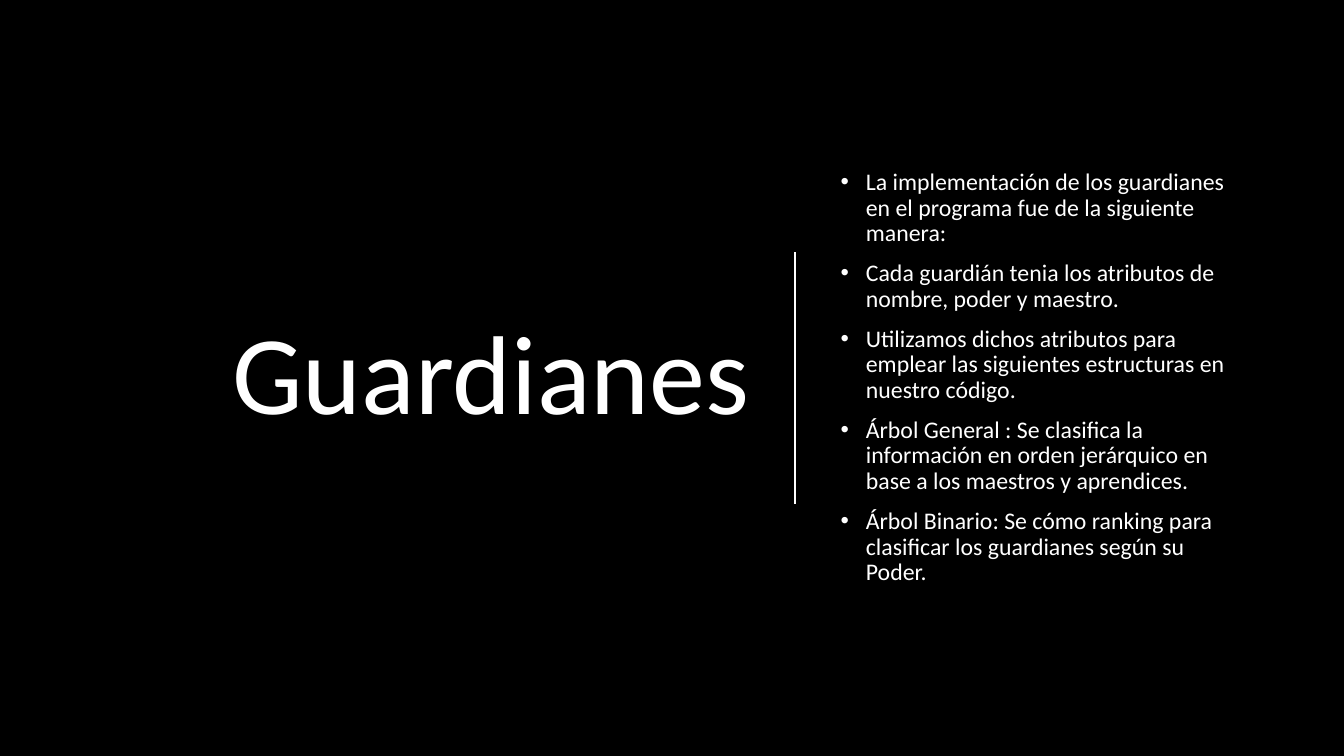
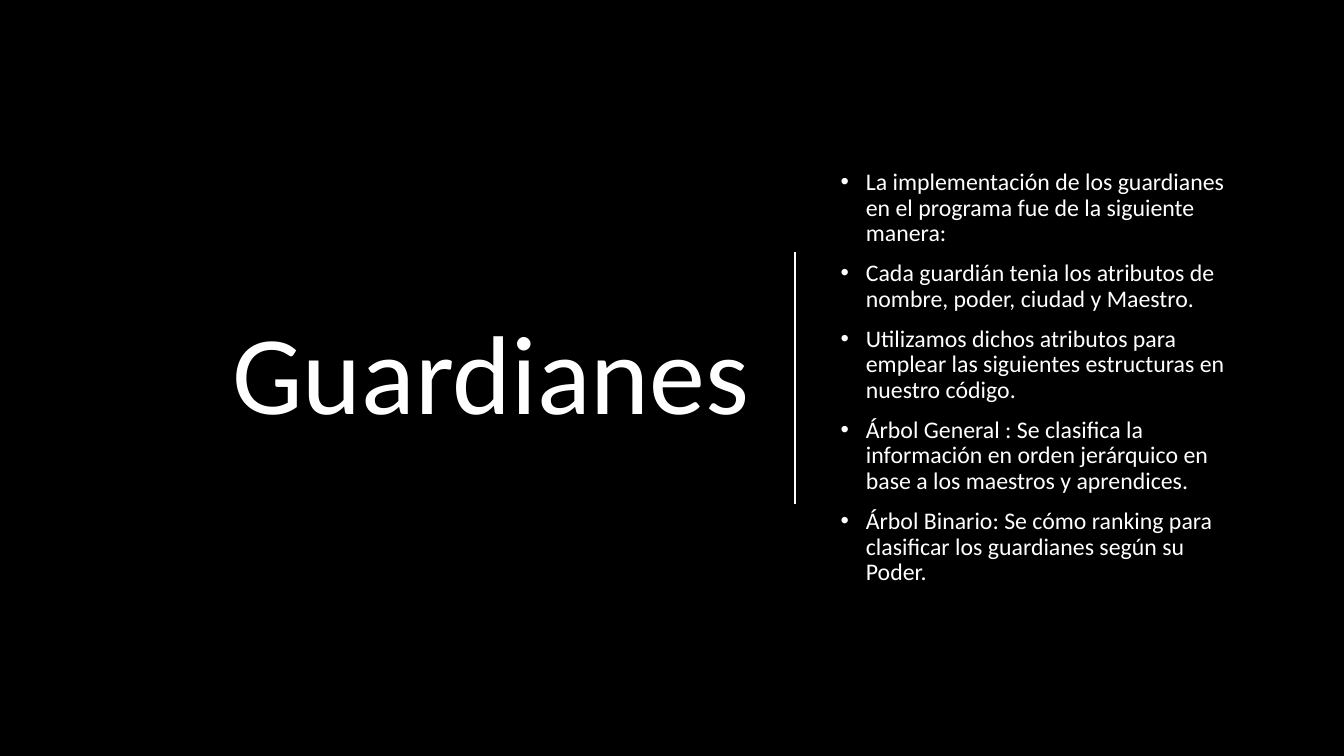
Before and after one commit to JohnCooper25/Travel-Of-Guardians, a slide deck: slide 6 of Travel Of Guardians.pptx. Drawn at 1344x756 pixels with LibreOffice and Linux fonts; fonts in the diff are those of the drawing; background and template pictures are left out. Boxes give left, top, right and bottom in pixels: in the first picture for what was removed or moved away, otherwise in the second. Text is boxed around its words. In the diff, an @@ line names an element or a change of style, - is before the commit and + after.

```diff
--- a/Travel Of Guardians.pptx
+++ b/Travel Of Guardians.pptx
@@ text at [866,264,1214,311]: text changed @@
-• Cada guardián tenia los atributos de nombre, poder y maestro.
+• Cada guardián tenia los atributos de nombre, poder, ciudad y Maestro.
```
Also in this commit, not shown: 1 other slide changed.
